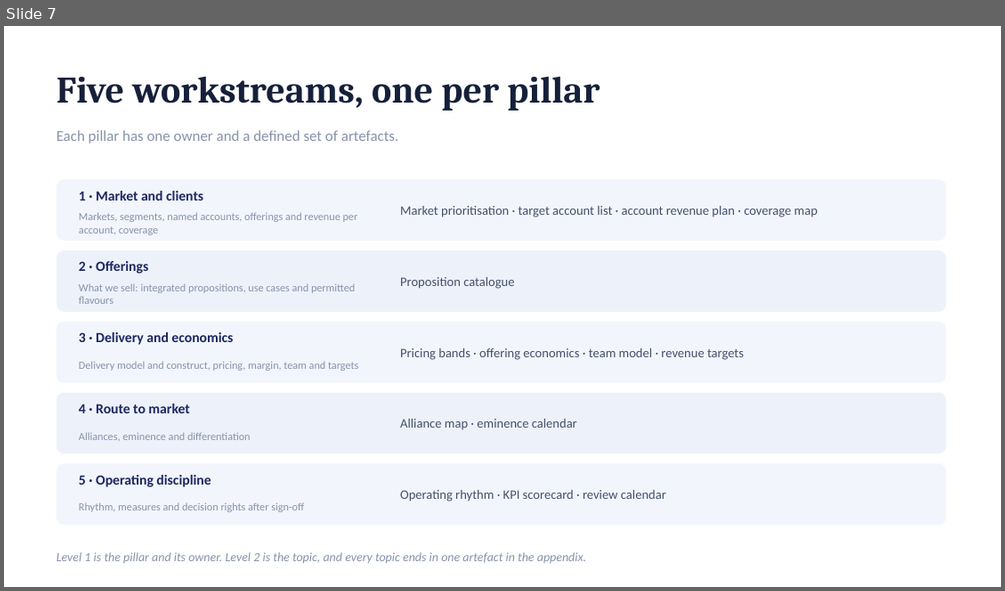
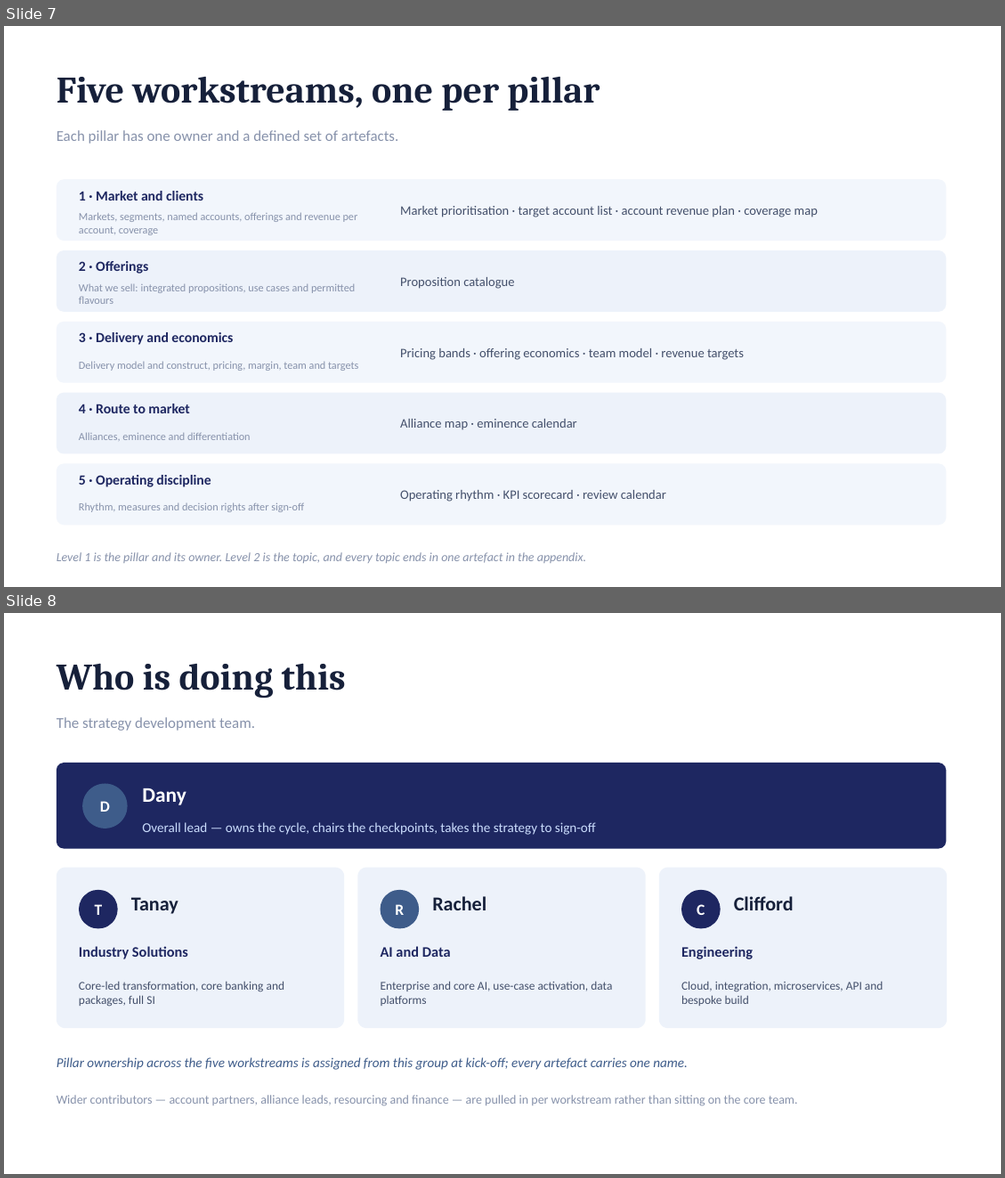
Before and after one commit to dhajjar-cyber/bae, a slide deck: FSI strategy/EAIND-FSI-Strategy-Development-Plan.pptx. Shown one above the other, each under a label of ours: slide 7 before the commit, slides 7 and 8 after it. The pictures are 1005x591 and 1005x1178 pixels, drawn with LibreOffice and Linux fonts; fonts in the diff are those of the drawing. Boxes give left, top, right and bottom in pixels: in the first picture for what was removed or moved away, otherwise in the second. Text is boxed around its words. In the diff, an @@ line names an element or a change of style, - is before the commit and + after.

```diff
--- a/FSI strategy/EAIND-FSI-Strategy-Development-Plan.pptx
+++ b/FSI strategy/EAIND-FSI-Strategy-Development-Plan.pptx
@@ slide 8 added at (4,613,1001,1174), background #FFFFFF @@
@@ text added at (57,663,346,698), 36 pt, text #16203A, bold @@
+Who is doing this
@@ text added at (57,717,255,730), 14.5 pt, text #8792AB @@
+The strategy development team.
@@ rounded rectangle added at (57,763,947,849), fill #1E2761 @@
@@ ellipse added at (82,784,128,828), fill #3E5C8A @@
@@ text added at (142,788,186,805), 20 pt, text #FFFFFF, bold @@
+Dany
@@ text added at (100,801,110,811), 15 pt, text #FFFFFF, bold @@
+D
@@ text added at (142,822,596,835), 13 pt, text #CADCFC @@
+Overall lead — owns the cycle, chairs the checkpoints, takes the strategy to sign-off
@@ rounded rectangle added at (57,868,344,1028), fill #EDF2FA @@
@@ rounded rectangle added at (357,868,646,1028), fill #EDF2FA @@
@@ rounded rectangle added at (659,868,947,1028), fill #EDF2FA @@
@@ ellipse added at (79,890,118,929), fill #1E2761 @@
@@ text added at (95,904,103,915), 15 pt, text #FFFFFF, bold @@
+T
@@ text added at (131,897,178,914), 19 pt, text #16203A, bold @@
+Tanay
@@ ellipse added at (380,890,419,929), fill #3E5C8A @@
@@ text added at (395,904,404,915), 15 pt, text #FFFFFF, bold @@
+R
@@ text added at (432,896,486,910), 19 pt, text #16203A, bold @@
+Rachel
@@ ellipse added at (681,890,720,929), fill #1E2761 @@
@@ text added at (696,904,704,915), 15 pt, text #FFFFFF, bold @@
+C
@@ text added at (734,896,793,910), 19 pt, text #16203A, bold @@
+Clifford
@@ text added at (79,946,188,959), 14 pt, text #1E2761, bold @@
+Industry Solutions
@@ text added at (380,946,451,957), 14 pt, text #1E2761, bold @@
+AI and Data
@@ text added at (681,946,752,959), 14 pt, text #1E2761, bold @@
+Engineering
@@ text added at (79,981,285,1006), 11.5 pt, text #44506B @@
+Core-led transformation, core banking and packages, full SI
@@ text added at (380,981,612,1005), 11.5 pt, text #44506B @@
+Enterprise and core AI, use-case activation, data platforms
@@ text added at (681,981,883,1005), 11.5 pt, text #44506B @@
+Cloud, integration, microservices, API and bespoke build
@@ text added at (57,1057,688,1070), 13 pt, text #3E5C8A, italic @@
+Pillar ownership across the five workstreams is assigned from this group at kick-off; every artefact carries one name.
@@ text added at (57,1094,798,1106), 12 pt, text #8792AB @@
+Wider contributors — account partners, alliance leads, resourcing and finance — are pulled in per workstream rather than sitting on the core team.
```
Also in this commit, not shown: 3 slides changed, 1 other slide added, 2 other files.
